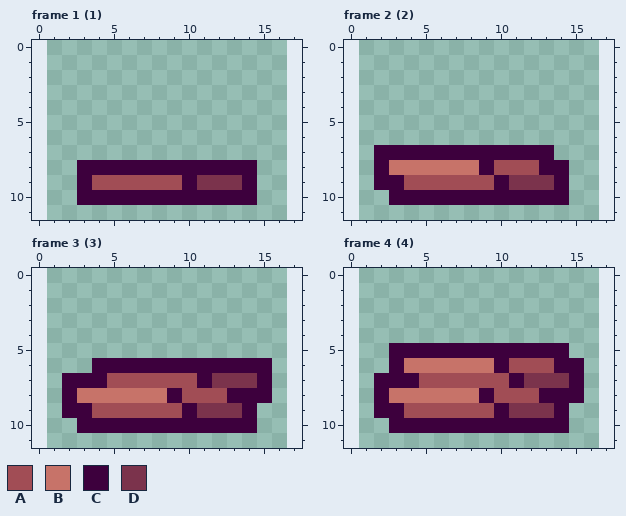
Two states of a pixel-art file, dev/bread_stack.aseprite. This is how it looked before the edit.
16x12 pixels, 8 frames. Shown: frame 1 (1), frame 2 (2), frame 3 (3), frame 4 (4). The old version is drawn lined up with the new one, on the new canvas. The commit also changed other frames, which this record leaves out.
Palette (. is transparent): A #a14d55  B #c77369  C #3d003d  D #7b334c
Pixels before, frame 1 (1), first column x 3:
 8 CCCCCCCCCCCC
 9 CAAAAAACDDDC
10 CCCCCCCCCCCC
Pixels before, frame 2 (2), first column x 2:
 7 CCCCCCCCCCCC.
 8 CBBBBBBCAAACC
 9 CCAAAAAACDDDC
10 .CCCCCCCCCCCC
Pixels before, frame 3 (3), first column x 2:
 6 ..CCCCCCCCCCCC
 7 CCCAAAAAACDDDC
 8 CBBBBBBCAAACCC
 9 CCAAAAAACDDDC.
10 .CCCCCCCCCCCC.
Pixels before, frame 4 (4), first column x 2:
 5 .CCCCCCCCCCCC.
 6 .CBBBBBBCAAACC
 7 CCCAAAAAACDDDC
 8 CBBBBBBCAAACCC
 9 CCAAAAAACDDDC.
10 .CCCCCCCCCCCC.
New version:
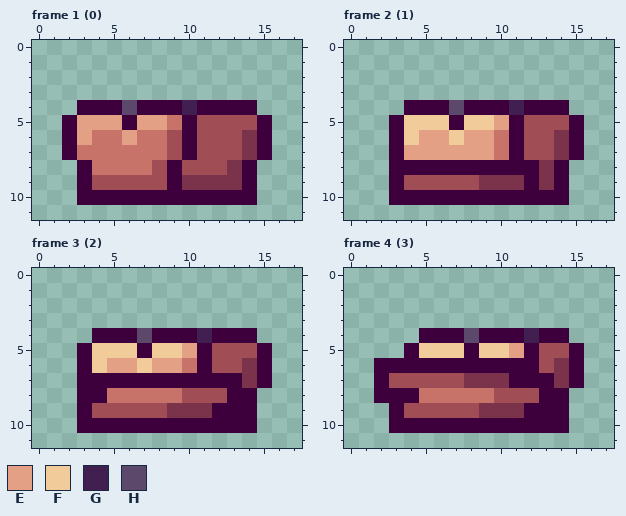
Colours new in this view: E #e3a084  F #f2cb9b  G #412051  H #5c486a
What changed:
canvas 16x12 -> 18x12, the old top-left corner now at 1,0
Changed rows in their new state; - is an unchanged pixel.
Frame 1 (0):
first column x 2:
 4 -CCCHCCCGCCCC-
 5 CEEECEEBCAAAAC
 6 CEBBEBBACAAADC
 7 CBBBBBBACAAADC
 8 --BBBBA-AAAD--
 9 -------CD-----
Frame 2 (1):
first column x 2:
 4 --CCCHCCCGCCC-
 5 -CFFFCFFECAAAC
 6 -CFEEFEEBCAADC
 7 .-EEEEEEB-AADC
 8 .CCCCCC-CCCD--
 9 .------DD-C---
Frame 3 (2):
first column x 2:
 4 --CCCHCCCGCCC-
 5 -CFFFCFFECAAAC
 6 -CFEEFEEB-AAD-
 7 .--CCCCCC-CC--
 8 .CC----B-----.
 9 .------DD-CC--
Frame 4 (3):
first column x 2:
 4 ---CCCHCCCGCC-
 5 -.-FFF-FFE-AAC
 6 C-CCCCCC-CC-D-
 7 -AA---DDD-CC--
 8 -CC----B-----.
 9 .------DD-CC--
Boxes around the changes in both pictures, in picture pixels (x1, y1, x2, y2):
changed: (62, 100, 272, 190)
changed: (374, 100, 584, 190)
changed: (62, 328, 272, 418)
changed: (374, 328, 584, 418)
